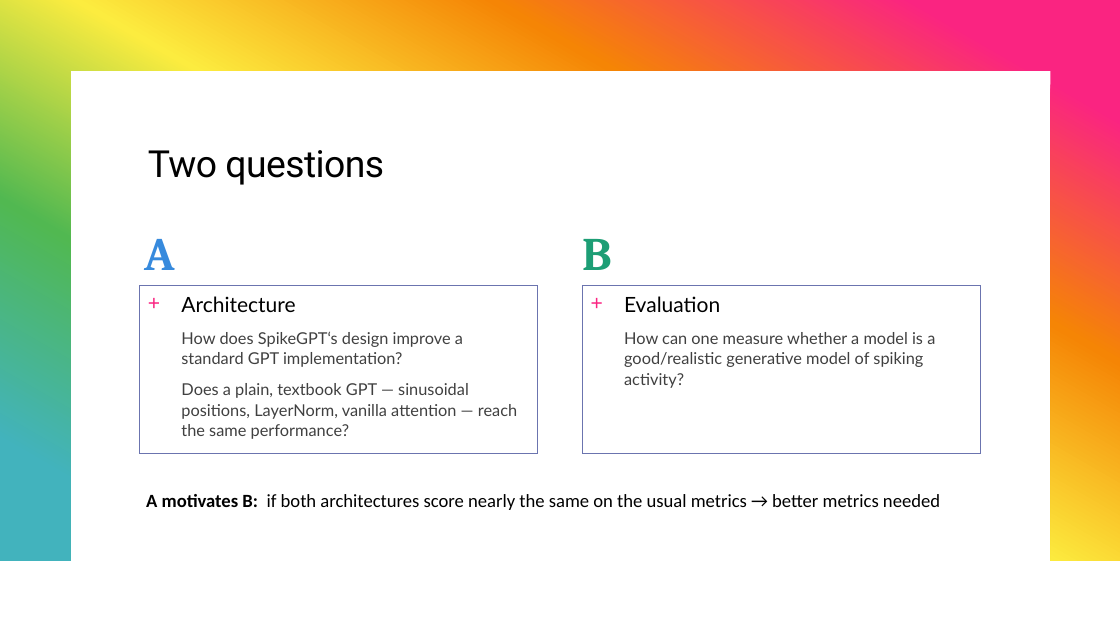
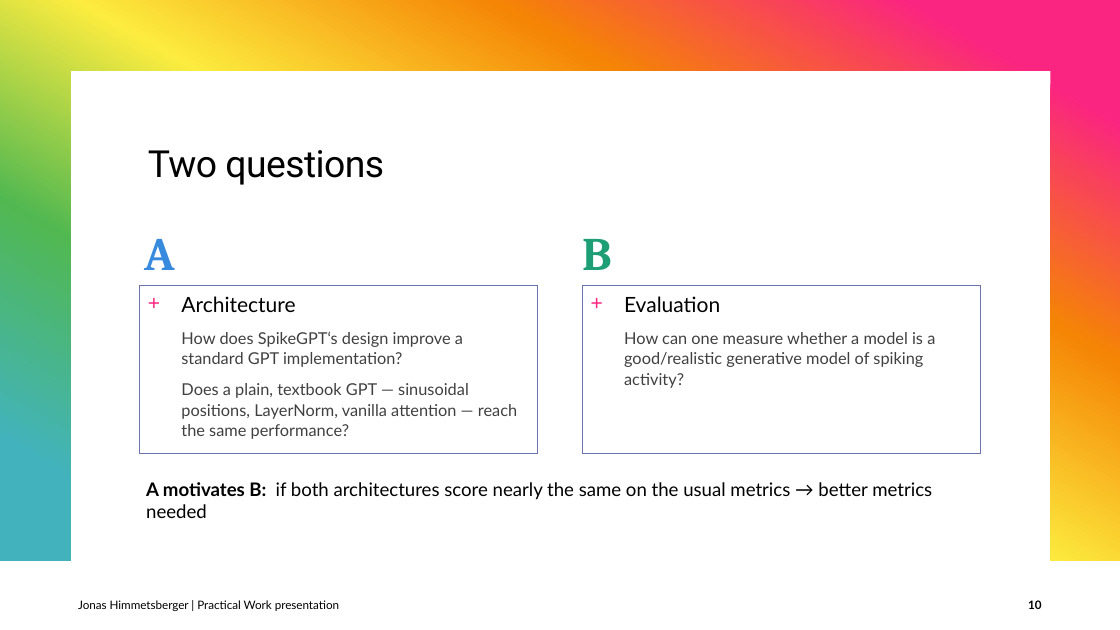
Before and after one commit to JonasHimmetsbergerStudent/BA, a slide deck: slide 10 of documents/Transformers as generative models for neural activity.pptx. Drawn at 1120x630 pixels with LibreOffice and Linux fonts; fonts in the diff are those of the drawing. Boxes give left, top, right and bottom in pixels: in the first picture for what was removed or moved away, otherwise in the second. Text is boxed around its words. In the diff, an @@ line names an element or a change of style, - is before the commit and + after.

```diff
--- a/documents/Transformers as generative models for neural activity.pptx
+++ b/documents/Transformers as generative models for neural activity.pptx
@@ text "A motivates B: if both ..." at (146, 482, 932, 518): font Calibri to Lato @@
@@ text added at (78, 600, 339, 611), 10 pt, text #000000 @@
+Jonas Himmetsberger | Practical Work presentation
@@ page number added at (1028, 600, 1041, 609), 10 pt, text #000000, bold @@
+10
```
Also in this commit, not shown: 14 other slides changed, 6 slides added, 1 slide removed, 1 other file.
